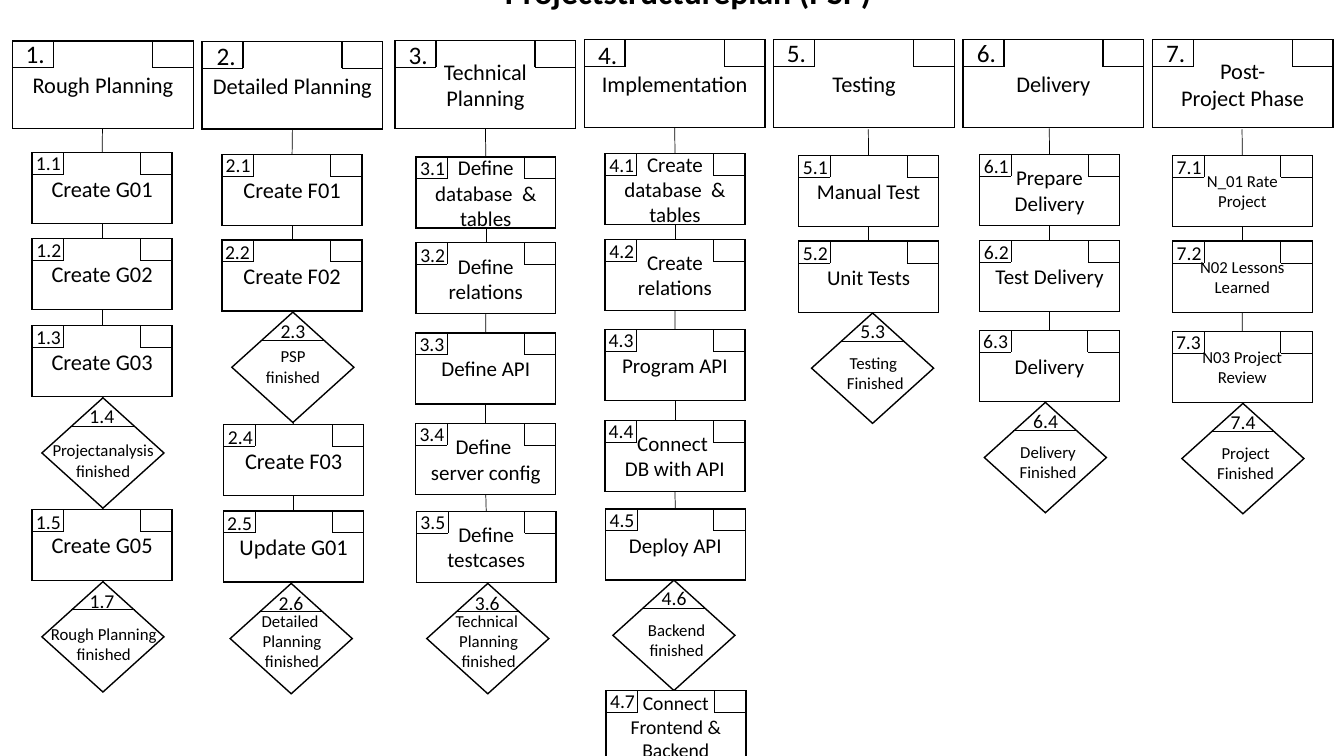
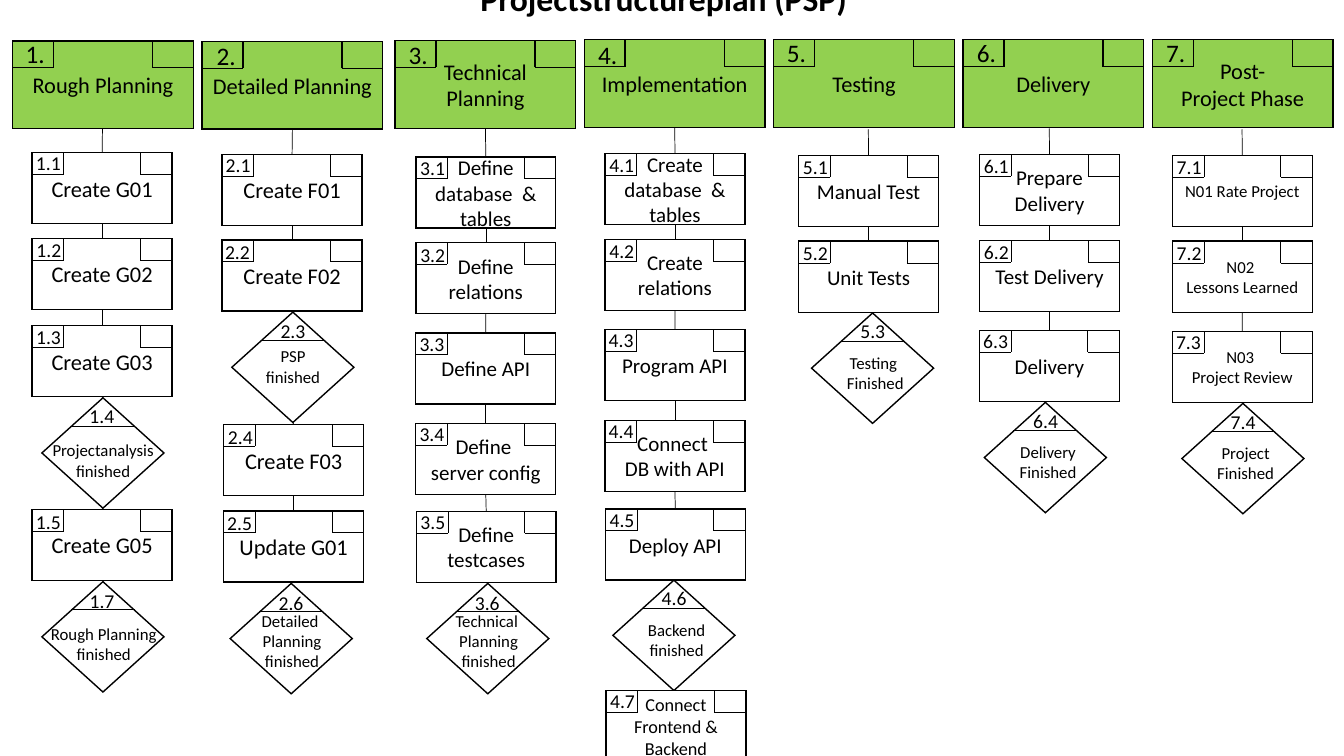
Before and after one commit to JBerger2001/c4pe, a slide deck: slide 1 of Documents/projectstructureplan.pptx. Drawn at 1344x756 pixels with LibreOffice and Linux fonts; fonts in the diff are those of the drawing. Boxes give left, top, right and bottom in pixels: in the first picture for what was removed or moved away, otherwise in the second. Text is boxed around its words. In the diff, an @@ line names an element or a change of style, - is before the commit and + after.

Commit message:
PSP: corrected and finished

```diff
--- a/Documents/projectstructureplan.pptx
+++ b/Documents/projectstructureplan.pptx
@@ text "Projectstructureplan (PSP)" rewrapped from [505,0,872,10] to [480,0,847,17] @@
@@ fill #FFFFFF to #92D050 in 7 elements at [13,41,194,129], [203,41,383,129], [395,40,576,128], [585,39,765,127], [774,39,955,127], [963,39,1143,127], [1152,39,1333,127] @@
@@ text in rectangle at [1185,185,1299,200]: text changed @@
-N_01 Rate Project
+N01 Rate Project
@@ text in rectangle at [1186,262,1298,293]: text changed @@
-N02 Lessons Learned
+N02
+Lessons Learned
@@ text in rectangle at [1192,352,1293,386]: text changed @@
-N03 Project Review
+N03
+Project Review
@@ rectangle "Connect" at [606,691,746,756]: size 14 to 13 pt @@
```
